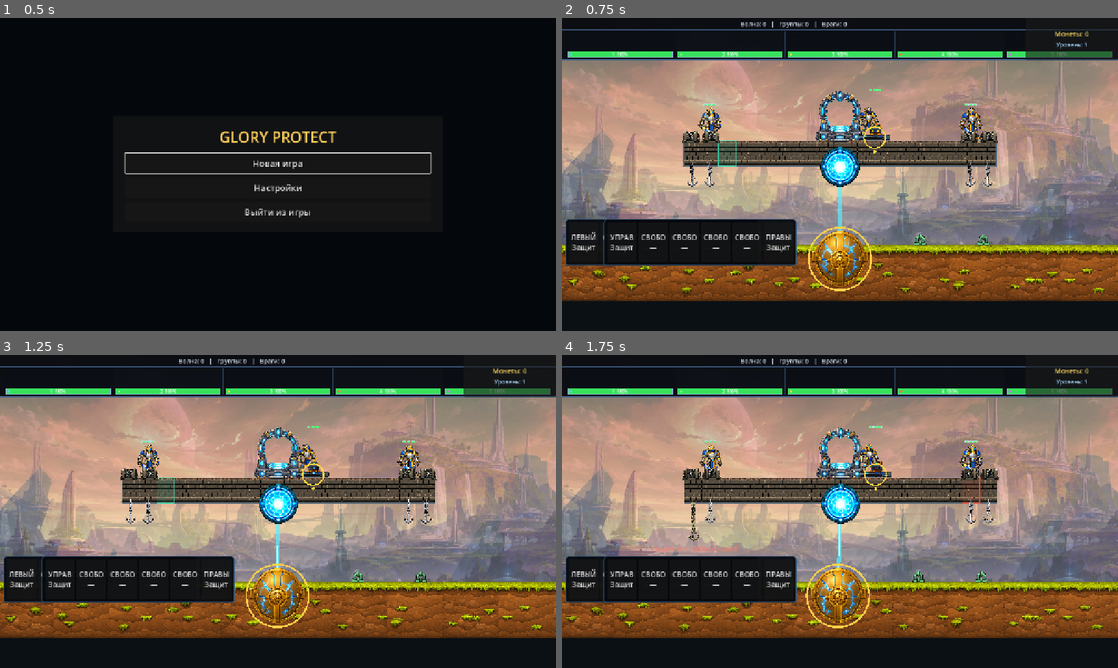
Above: before the commit, frames 1-4 (two rows, left to right).
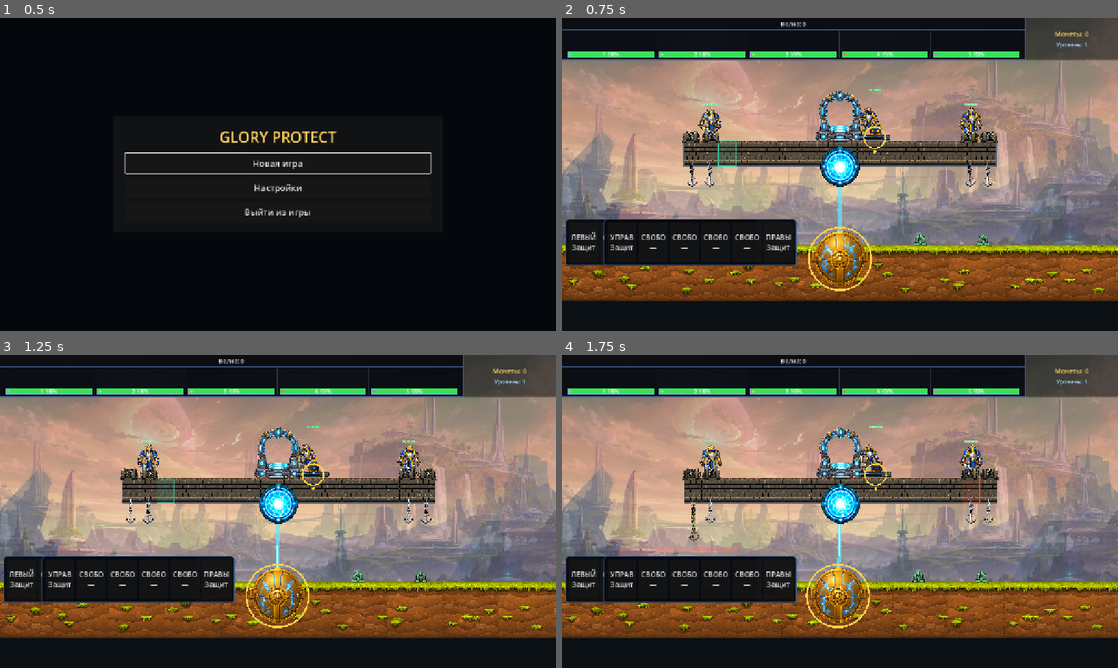
Above: after the commit, the same moments.

Repository: bageus/GloryProtect
Game: Godot game, scene res://scenes/app/app_shell.tscn
Same seed, same stepped clock (60 frames per second), same inputs: the game is played once before the commit and once after it.
Inputs (mouse positions are in pixels of both pictures, inside the frame that each line leads up to):
- Up to frame 1 (0.5 s): no input
- Up to frame 2 (0.75 s): click "Новая игра" at 0.5 s
- Up to frame 3 (1.25 s): no input
- Up to frame 4 (1.75 s): tap Enter (ui_accept) at 1.25, 1.52 s; move the mouse to (962, 495) at 1.27 s; hold X (gp_assign_right_anchor) from 1.28 s (still down); hold 1 (gp_anchor_1) from 1.28 s (still down); click (962, 495) at 1.42 s

Frame 1 is identical in both runs. In frame 2, 2.9% of the frame differs, in the area x 7-100%, y 0-14%; in frame 3, 2.9%; in frame 4, 2.9%.
Error before the commit: Invalid assignment of property or key 'text' with value of type 'String' on a base object of type 'null instance'. (res://scripts/ui/strategic_minimap.gd:38)
Error after the commit: Attempt to call function 'get_coins' in base 'null instance' on a null instance. (res://scripts/ui/strategic_minimap.gd:41)

Commit message:
Reserve minimap width for coins and upgrade level

Diff:
--- a/scripts/ui/strategic_minimap.gd
+++ b/scripts/ui/strategic_minimap.gd
@@ -1,9 +1,13 @@
 class_name StrategicMinimap
 extends Control
+
+const MAP_WIDTH_RATIO: float = 5.0 / 6.0
 
 @export_node_path("ShieldSystem") var shield_system_path: NodePath
 @export_node_path("StrategicWaveSystem") var wave_system_path: NodePath
 @export_node_path("StrategicWaveDirector") var wave_director_path: NodePath
+@export_node_path("RunEconomy") var run_economy_path: NodePath
+@export_node_path("UpgradeSystem") var upgrade_system_path: NodePath
 @export_range(0.1, 4.0, 0.1) var cloud_morph_speed: float = 1.2
 
 var _blink_elapsed: float = 0.0
@@ -12,8 +16,11 @@
 @onready var _shield: ShieldSystem = get_node(shield_system_path)
 @onready var _waves: StrategicWaveSystem = get_node(wave_system_path)
 @onready var _director: StrategicWaveDirector = get_node(wave_director_path)
+@onready var _economy: RunEconomy = get_node(run_economy_path)
+@onready var _upgrades: UpgradeSystem = get_node(upgrade_system_path)
 @onready var _summary_label: Label = %SummaryLabel
-@onready var _next_wave_label: Label = %NextWaveLabel
+@onready var _coins_label: Label = %CoinsLabel
+@onready var _upgrade_level_label: Label = %UpgradeLevelLabel
 
 
 func _ready() -> void:
@@ -30,33 +37,36 @@
 func _process(delta: float) -> void:
 	if _game_flow == null or _game_flow.is_world_simulation_active():
 		_blink_elapsed += maxf(0.0, delta)
-	_summary_label.text = "Волна: %d   |   Группы: %d   |   Враги: %d" % [
-		_director.get_wave_number(),
-		_waves.get_active_group_count(),
-		_waves.get_total_enemy_count(),
-	]
-	_next_wave_label.text = "Следующая: %.1f с   |   размер: %d" % [
-		_director.get_wave_remaining(),
-		_director.get_current_wave_size(),
-	]
+	_summary_label.text = "Волна: %d" % _director.get_wave_number()
+	_coins_label.text = "Монеты: %d" % _economy.get_coins()
+	_upgrade_level_label.text = "Уровень: %d" % (
+		_upgrades.get_current_offer_number()
+	)
 	queue_redraw()
 
 
 func _draw() -> void:
+	var map_width: float = _get_map_width()
 	draw_rect(
-		Rect2(Vector2.ZERO, size),
+		Rect2(Vector2.ZERO, Vector2(map_width, size.y)),
 		Color(0.025, 0.035, 0.055, 0.95),
 		true
 	)
 	draw_line(
 		Vector2(0.0, 27.0),
-		Vector2(size.x, 27.0),
+		Vector2(map_width, 27.0),
 		Color(0.22, 0.32, 0.46, 0.95),
 		1.0
 	)
 	draw_line(
 		Vector2(0.0, size.y - 1.0),
-		Vector2(size.x, size.y - 1.0),
+		Vector2(map_width, size.y - 1.0),
+		Color(0.28, 0.4, 0.56, 0.95),
+		2.0
+	)
+	draw_line(
+		Vector2(map_width, 0.0),
+		Vector2(map_width, size.y),
 		Color(0.28, 0.4, 0.56, 0.95),
 		2.0
 	)
@@ -68,7 +78,9 @@
 	var lane_bottom: float = size.y - 5.0
 	var shield_bar_height: float = 14.0
 	var shield_bar_y: float = lane_bottom - shield_bar_height
-	var lane_width: float = (size.x - margin_x * 2.0) / float(section_count)
+	var lane_width: float = (
+		map_width - margin_x * 2.0
+	) / float(section_count)
 	_draw_section_lanes(
 		section_count,
 		margin_x,
@@ -91,6 +103,14 @@
 
 func get_visual_elapsed() -> float:
 	return _blink_elapsed
+
+
+func get_map_width() -> float:
+	return _get_map_width()
+
+
+func _get_map_width() -> float:
+	return size.x * MAP_WIDTH_RATIO
 
 
 func _resolve_scene_root() -> Node:
